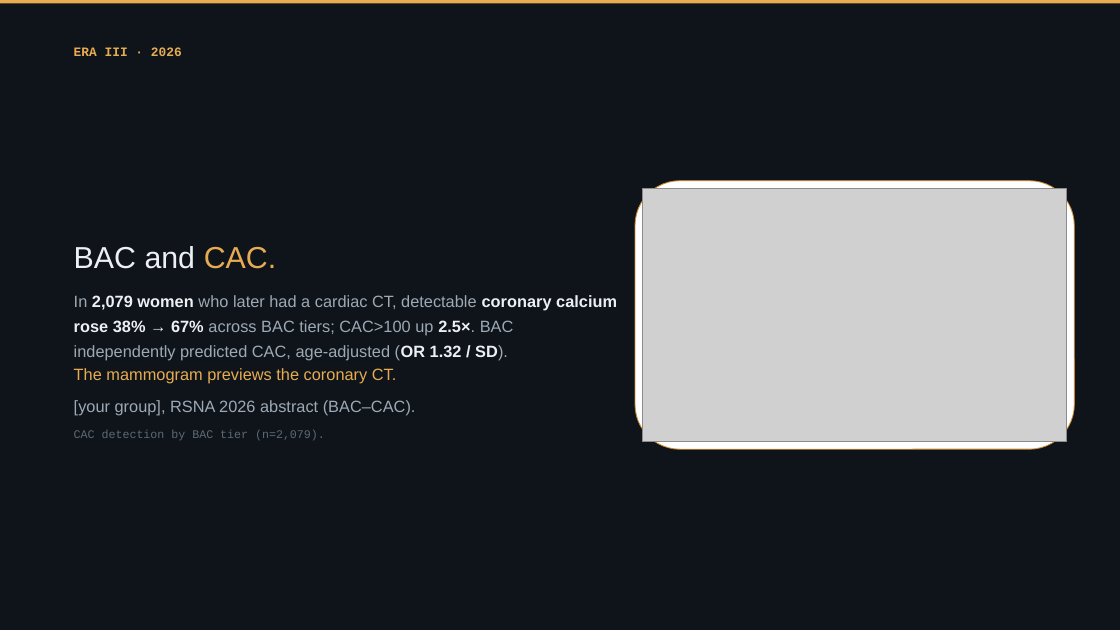
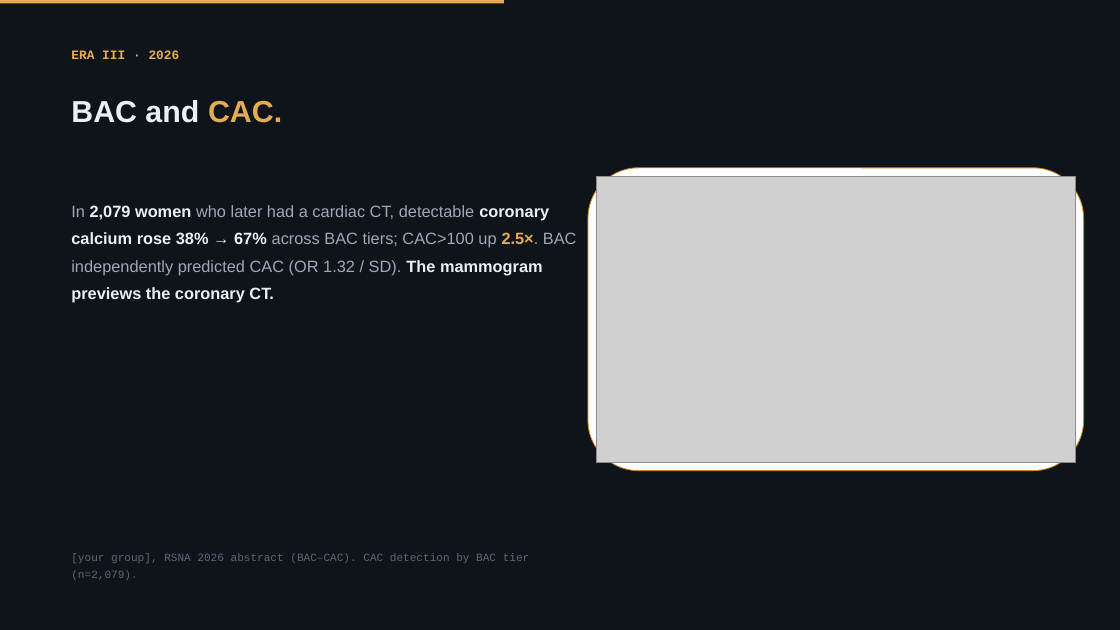
Before and after one commit to Emory-HITI/Mammo, a slide deck: slide 17 of keynote-iwbi-2026/pptx/sections/IWBI2026_Trivedi_02b_EraII_2026.pptx. Drawn at 1120x630 pixels with LibreOffice and Linux fonts; fonts in the diff are those of the drawing; grey boxes stand for pictures; background and template pictures are left out. Boxes give left, top, right and bottom in pixels: in the first picture for what was removed or moved away, otherwise in the second. Text is boxed around its words. In the diff, an @@ line names an element or a change of style, - is before the commit and + after.

```diff
--- a/keynote-iwbi-2026/pptx/sections/IWBI2026_Trivedi_02b_EraII_2026.pptx
+++ b/keynote-iwbi-2026/pptx/sections/IWBI2026_Trivedi_02b_EraII_2026.pptx
@@ rectangle: place and size @@
-rectangle at <box>0,0,1120,3</box>
+rectangle at <box>0,0,504,3</box>
@@ text "ERA III · 2026" at <box>71,50,180,59</box>: line spacing 1.28 to 1; less space between paragraphs @@
@@ text "BAC and CAC.": place and size @@
-text "BAC and CAC." at <box>74,246,276,269</box>
+text "BAC and CAC." at <box>71,100,282,123</box>
@@ text "BAC and CAC." at <box>71,100,282,123</box>: bold on; line spacing 1.06 to 1; less space between paragraphs @@
@@ rounded rectangle: place and size @@
-rounded rectangle at <box>635,181,1075,450</box>
+rounded rectangle at <box>588,168,1084,471</box>
@@ picture: place and size @@
-picture at <box>643,188,1067,442</box>
+picture at <box>597,176,1075,462</box>
@@ text at <box>71,205,577,303</box>: text changed @@
-In 2,079 women who later had a cardiac CT, detectable coronary calcium rose 38% → 67% across BAC tiers; CAC>100 up 2.5×. BAC independently predicted CAC, age-adjusted (OR 1.32 / SD).
+In 2,079 women who later had a cardiac CT, detectable coronary calcium rose 38% → 67% across BAC tiers; CAC>100 up 2.5×. BAC independently predicted CAC (OR 1.32 / SD). The mammogram previews the coronary CT.
@@ text removed at <box>74,368,397,384</box> @@
-The mammogram previews the coronary CT.
@@ text removed at <box>74,430,325,440</box> @@
-CAC detection by BAC tier (n=2,079).
@@ text at <box>71,553,530,580</box>: text changed; size 14 to 9.5 pt; font Arial to Courier New; text colour #9DA9B5 to #5C6975 @@
-[your group], RSNA 2026 abstract (BAC–CAC).
+[your group], RSNA 2026 abstract (BAC–CAC). CAC detection by BAC tier (n=2,079).
```
Also in this commit, not shown: 20 other slides changed, 1 other file.
